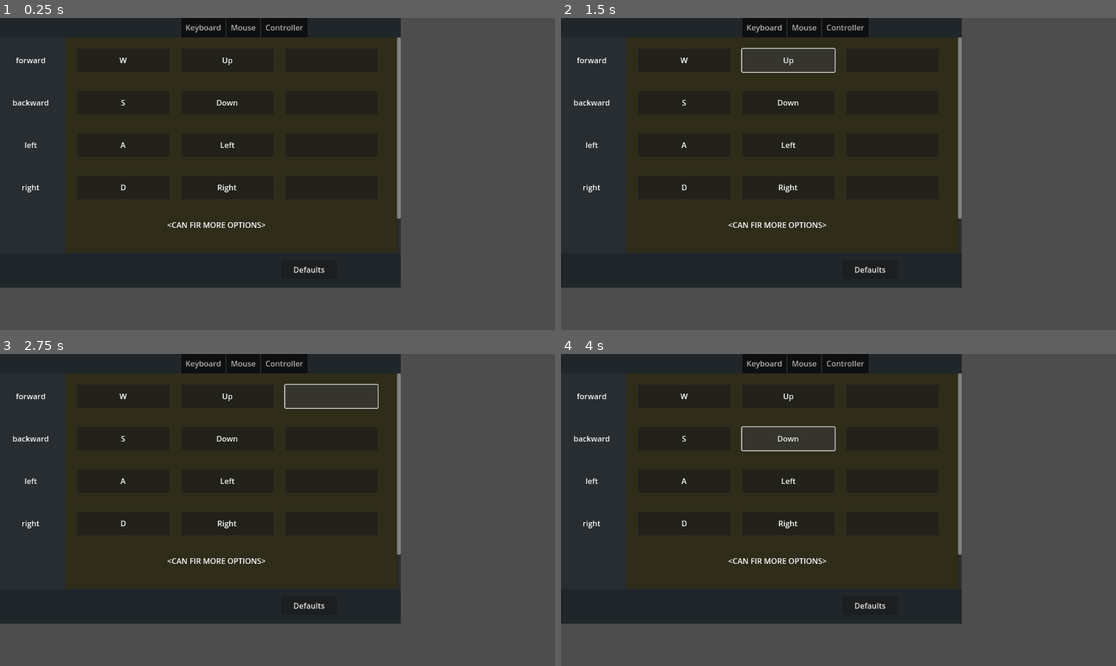
Above: before the commit, frames 1-4 (two rows, left to right).
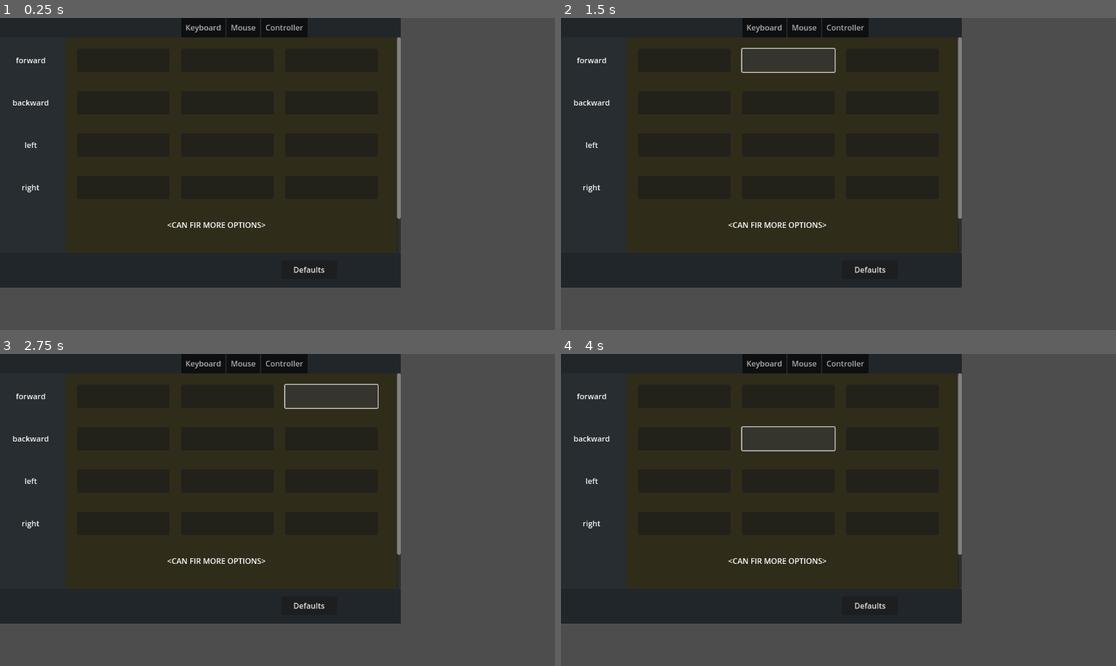
Above: after the commit, the same moments.

Repository: jodeConstant/InputSettingsMenuTemplate
Game: Godot game, scene res://InputSettingsMenu/input_settings_menu_example.tscn
Same seed, same stepped clock (60 frames per second), same inputs: the game is played once before the commit and once after it. The project has no main scene, so this scene is started directly.
Inputs:
- Up to frame 1 (0.25 s): no input
- Up to frame 2 (1.5 s): click "W" (after the commit: "+Ctrl") at 0.5 s; click "Up" (after the commit: "+Ctrl") at 1.25 s
- Up to frame 3 (2.75 s): click "+Ctrl" at 2 s
- Up to frame 4 (4 s): click "S" (after the commit: "+Ctrl") at 2.75 s; click "Down" (after the commit: "+Ctrl") at 3.5 s

The runs differ from the first frame. In frame 1, 0.2% of the frame differs, in the area x 21-43%, y 12-56%; in frame 2, 0.2%; in frame 3, 0.2%; in frame 4, 0.2%.

Commit message:
Added a tool script to help arrange button and labels, and expanded README

Diff:
--- a/InputSettingsMenu/action_binding_ref.gd
+++ b/InputSettingsMenu/action_binding_ref.gd
@@ -2,7 +2,7 @@
 
 class_name ActionBindingRef
 
-@export var action_name: StringName
+var action_name: StringName
 
 @export var kb_binding_buttons: Array[InputSettingsButton]
 @export var ms_binding_buttons: Array[InputSettingsButton]
--- /dev/null
+++ b/InputSettingsMenu/grid_arranger.gd
@@ -0,0 +1,43 @@
+@tool
+extends Control
+
+@export var organize_buttons: bool:
+	set(value):
+		if Engine.is_editor_hint():
+			arrange_buttons()
+
+# uses LOCAL positions
+@export var first_label_position: Vector2
+@export var first_button_position: Vector2
+@export var label_spacing: float
+@export var button_spacing: Vector2
+
+@export var action_label_container: Node
+
+func arrange_buttons():
+	var action_labels: Array[Node] = action_label_container.get_children()
+	print_debug(action_labels)
+	var label_as_ref: ActionBindingRef
+	var label_position: Vector2 = first_label_position
+	var button_position: Vector2 = first_button_position
+	var button_count: int
+	for label in action_labels:
+		label_as_ref = label as ActionBindingRef
+		label_as_ref.position = label_position
+		button_count = max(
+			label_as_ref.kb_binding_buttons.size(),
+			label_as_ref.ms_binding_buttons.size(),
+			label_as_ref.ct_binding_buttons.size()
+			)
+		for i in range(button_count):
+			if i < label_as_ref.kb_binding_buttons.size():
+				label_as_ref.kb_binding_buttons[i].position = button_position
+			if i < label_as_ref.ms_binding_buttons.size():
+				label_as_ref.ms_binding_buttons[i].position = button_position
+			if i < label_as_ref.ct_binding_buttons.size():
+				label_as_ref.ct_binding_buttons[i].position = button_position
+			button_position.x += button_spacing.x
+
+		label_position.y += label_spacing
+		button_position.y += button_spacing.y
+		button_position.x = first_button_position.x
--- a/InputSettingsMenu/input_settings_menu_example.tscn
+++ b/InputSettingsMenu/input_settings_menu_example.tscn
@@ -1,6 +1,7 @@
-[gd_scene load_steps=6 format=3 uid="uid://dpc41sd3en04"]
+[gd_scene load_steps=7 format=3 uid="uid://dpc41sd3en04"]
 
 [ext_resource type="Script" path="res://InputSettingsMenu/input_settings_menu.gd" id="1_1uo8b"]
+[ext_resource type="Script" path="res://InputSettingsMenu/grid_arranger.gd" id="2_4i1dt"]
 [ext_resource type="PackedScene" uid="uid://bv5jat57ky7yn" path="res://InputSettingsMenu/Buttons/input_settings_button_kb.tscn" id="2_rwahf"]
 [ext_resource type="Script" path="res://InputSettingsMenu/action_binding_ref.gd" id="2_rxaia"]
 [ext_resource type="PackedScene" uid="uid://bsmdia63xyhds" path="res://InputSettingsMenu/Buttons/input_settings_button_ms.tscn" id="3_4sp74"]
@@ -43,10 +44,16 @@
 offset_right = 832.0
 offset_bottom = 488.0
 
-[node name="ButtonsAndLabels" type="ColorRect" parent="ScrollContainer"]
+[node name="ButtonsAndLabels" type="ColorRect" parent="ScrollContainer" node_paths=PackedStringArray("action_label_container")]
 custom_minimum_size = Vector2(826, 534)
 layout_mode = 2
 color = Color(0.172549, 0.172549, 0.172549, 0.717647)
+script = ExtResource("2_4i1dt")
+first_label_position = Vector2(0, 24)
+first_button_position = Vector2(24, 24)
+label_spacing = 88.0
+button_spacing = Vector2(216, 88)
+action_label_container = NodePath("ActionRefsAndLabels")
 
 [node name="ActionRefsAndLabels" type="ColorRect" parent="ScrollContainer/ButtonsAndLabels"]
 layout_mode = 0
@@ -63,7 +70,6 @@
 horizontal_alignment = 1
 vertical_alignment = 1
 script = ExtResource("2_rxaia")
-action_name = &"forward"
 kb_binding_buttons = [NodePath("../../KeyboardSettings/Kb1"), NodePath("../../KeyboardSettings/Kb2"), NodePath("../../KeyboardSettings/Kb3")]
 ms_binding_buttons = [NodePath("../../MouseSettings/Ms1"), NodePath("../../MouseSettings/Ms2"), NodePath("../../MouseSettings/Ms3")]
 ct_binding_buttons = [NodePath("../../ControllerSettings/Ct1"), NodePath("../../ControllerSettings/Ct2"), NodePath("../../ControllerSettings/Ct3")]
@@ -77,7 +83,6 @@
 horizontal_alignment = 1
 vertical_alignment = 1
 script = ExtResource("2_rxaia")
-action_name = &"backward"
 kb_binding_buttons = [NodePath("../../KeyboardSettings/Kb4"), NodePath("../../KeyboardSettings/Kb5"), NodePath("../../KeyboardSettings/Kb6")]
 ms_binding_buttons = [NodePath("../../MouseSettings/Ms4"), NodePath("../../MouseSettings/Ms5"), NodePath("../../MouseSettings/Ms6")]
 ct_binding_buttons = [NodePath("../../ControllerSettings/Ct4"), NodePath("../../ControllerSettings/Ct5"), NodePath("../../ControllerSettings/Ct6")]
@@ -91,7 +96,6 @@
 horizontal_alignment = 1
 vertical_alignment = 1
 script = ExtResource("2_rxaia")
-action_name = &"left"
 kb_binding_buttons = [NodePath("../../KeyboardSettings/Kb7"), NodePath("../../KeyboardSettings/Kb8"), NodePath("../../KeyboardSettings/Kb9")]
 ms_binding_buttons = [NodePath("../../MouseSettings/Ms7"), NodePath("../../MouseSettings/Ms8"), NodePath("../../MouseSettings/Ms9")]
 ct_binding_buttons = [NodePath("../../ControllerSettings/Ct7"), NodePath("../../ControllerSettings/Ct8"), NodePath("../../ControllerSettings/Ct9")]
@@ -105,7 +109,6 @@
 horizontal_alignment = 1
 vertical_alignment = 1
 script = ExtResource("2_rxaia")
-action_name = &"right"
 kb_binding_buttons = [NodePath("../../KeyboardSettings/Kb10"), NodePath("../../KeyboardSettings/Kb11"), NodePath("../../KeyboardSettings/Kb12")]
 ms_binding_buttons = [NodePath("../../MouseSettings/Ms10"), NodePath("../../MouseSettings/Ms11"), NodePath("../../MouseSettings/Ms12")]
 ct_binding_buttons = [NodePath("../../ControllerSettings/Ct10"), NodePath("../../ControllerSettings/Ct11"), NodePath("../../ControllerSettings/Ct12")]
Not shown, changed: README.md
